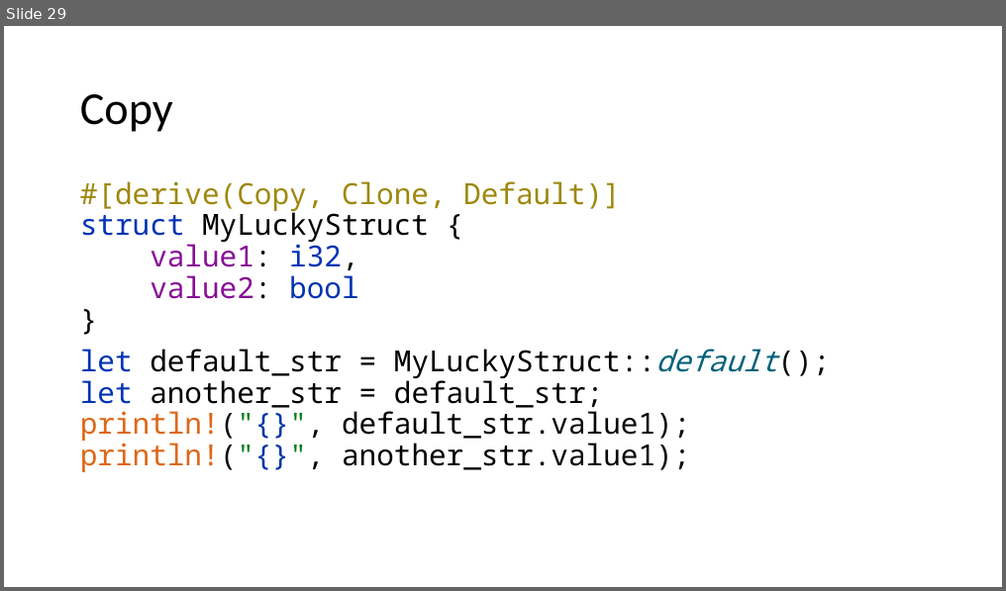
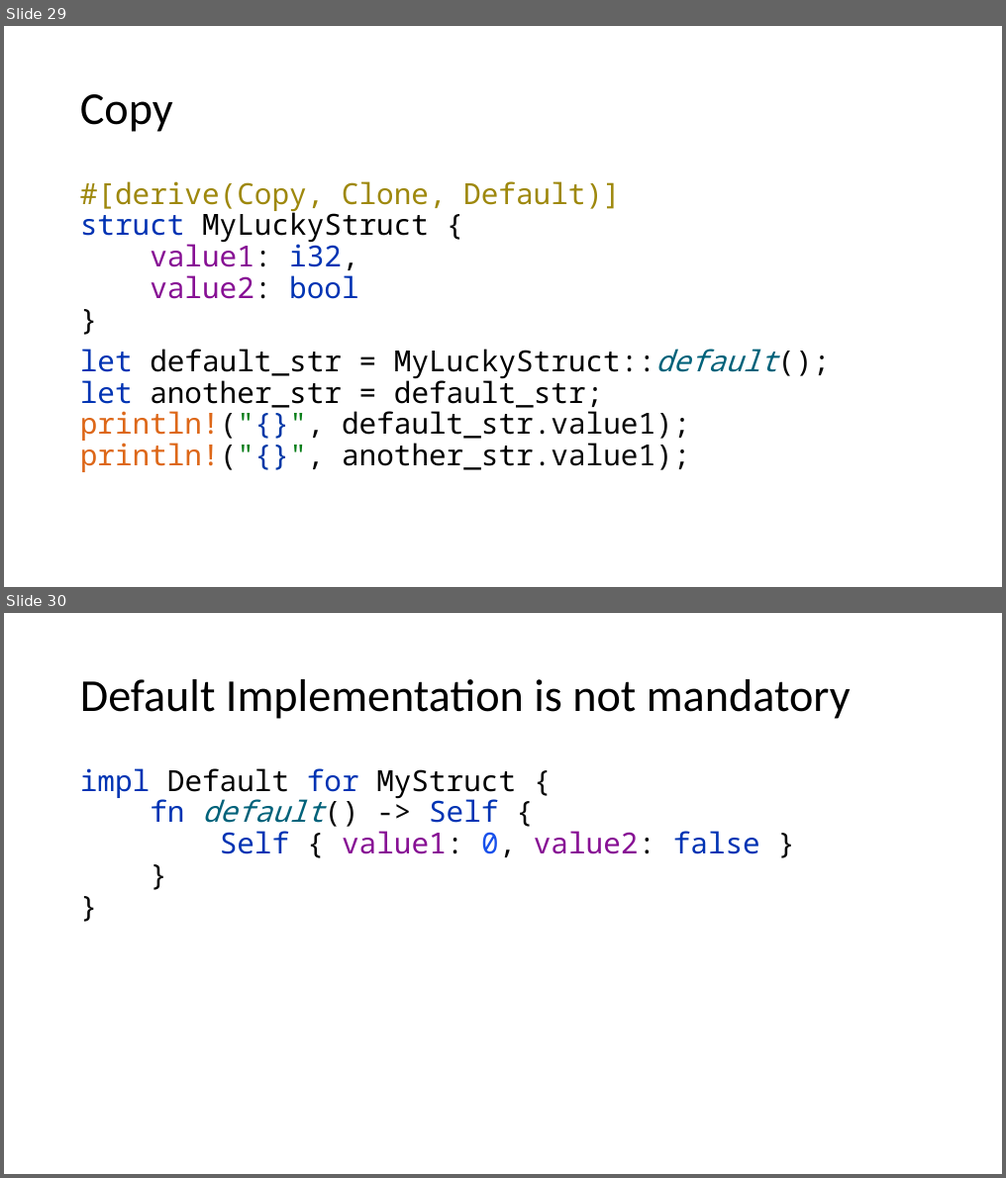
Before and after one commit to kugushev/course-rust-basics, a slide deck: src/03-BuildingBlocks/03-BuildingBlocks.pptx. Shown one above the other, each under a label of ours: slide 29 before the commit, slides 29 and 30 after it. The pictures are 1006x591 and 1006x1178 pixels, drawn with LibreOffice and Linux fonts; fonts in the diff are those of the drawing. Boxes give left, top, right and bottom in pixels: in the first picture for what was removed or moved away, otherwise in the second. Text is boxed around its words. In the diff, an @@ line names an element or a change of style, - is before the commit and + after.

```diff
--- a/src/03-BuildingBlocks/03-BuildingBlocks.pptx
+++ b/src/03-BuildingBlocks/03-BuildingBlocks.pptx
@@ slide 30 added at (x1=4, y1=613, x2=1002, y2=1174), background #FFFFFF @@
@@ title added at (x1=80, y1=679, x2=850, y2=719), 44 pt, text #000000 @@
+Default Implementation is not mandatory
@@ text added at (x1=80, y1=768, x2=760, y2=858), 28 pt, text #0033B3 @@
+impl Default for MyStruct {
+fn default() -> Self {
+Self { value1: 0, value2: false }
+}
+}
```
Also in this commit, not shown: 16 other slides added.
